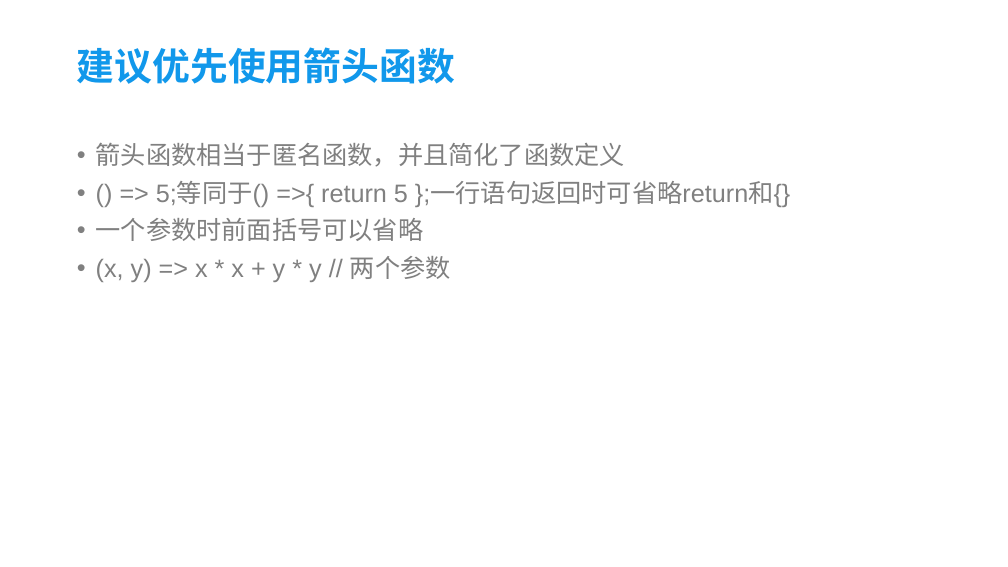
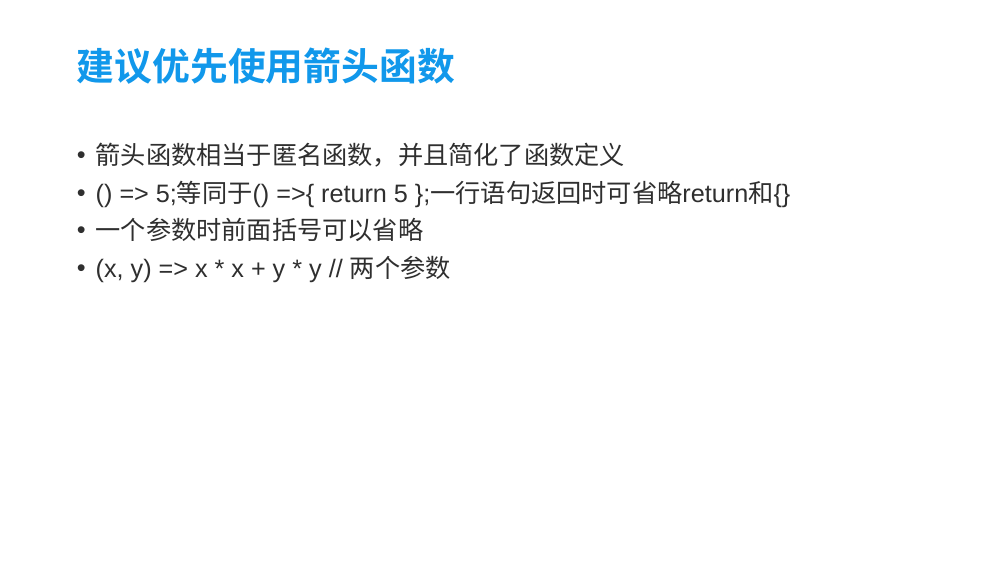
Before and after one commit to iuin/angular-example, a slide deck: slide 12 of Angular coding style.pptx. Drawn at 1008x567 pixels with LibreOffice and Linux fonts; fonts in the diff are those of the drawing; background and template pictures are left out. Boxes give left, top, right and bottom in pixels: in the first picture for what was removed or moved away, otherwise in the second. Text is boxed around its words. In the diff, an @@ line names an element or a change of style, - is before the commit and + after.

Commit message:
coding style

```diff
--- a/Angular coding style.pptx
+++ b/Angular coding style.pptx
@@ text "箭头函数相当于匿名函数，并且简化了函数定义" at (x1=96, y1=142, x2=790, y2=283): text colour #808080 to #303030 @@
```
Also in this commit, not shown: 8 other slides changed, 1 slide removed.
